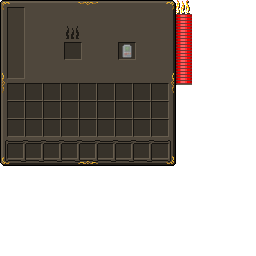
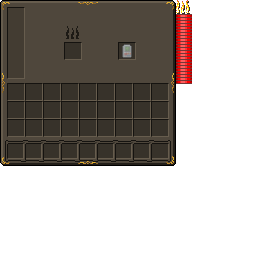
Comparing the layer stacks of the two (256, 256) images. Changes:
painted on "energy_bar" over [176, 84, 192, 85]
